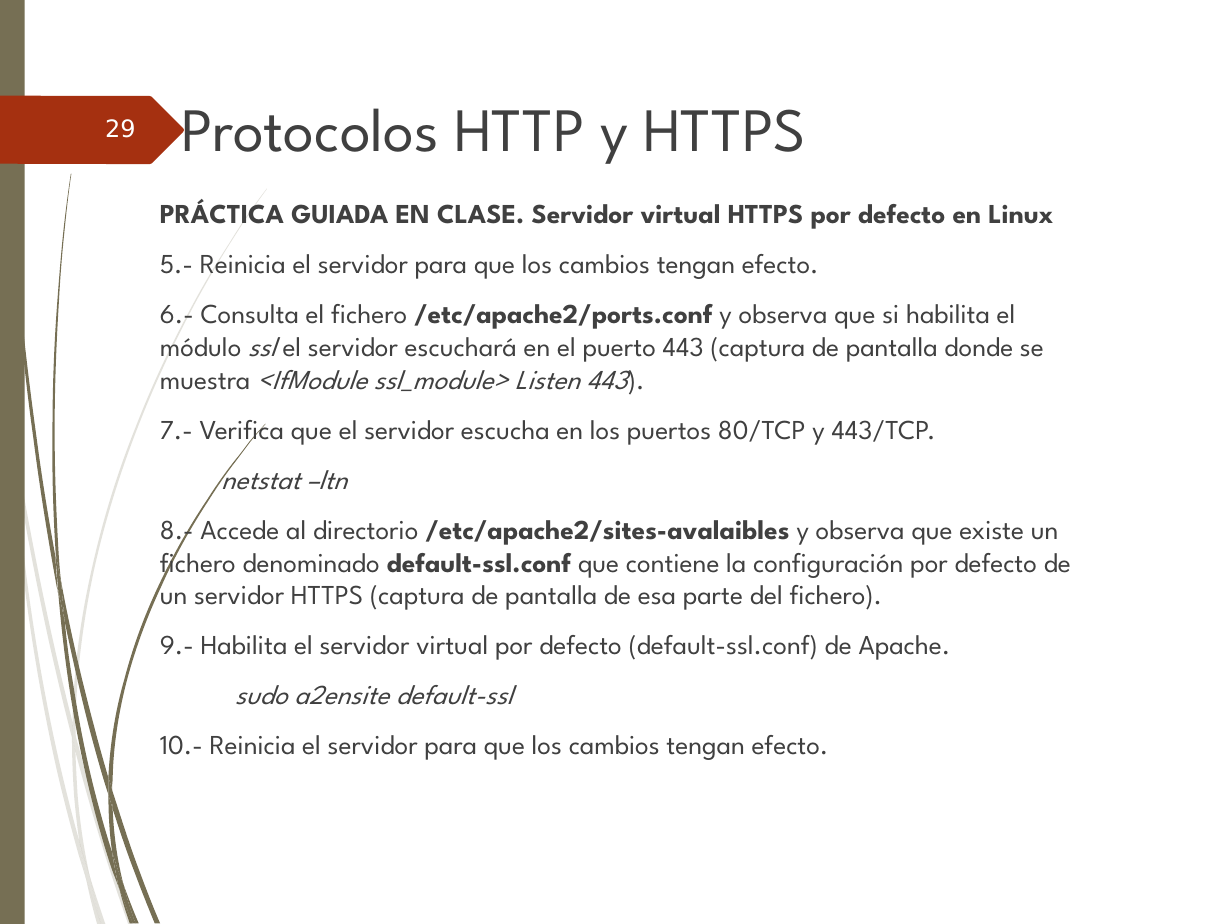
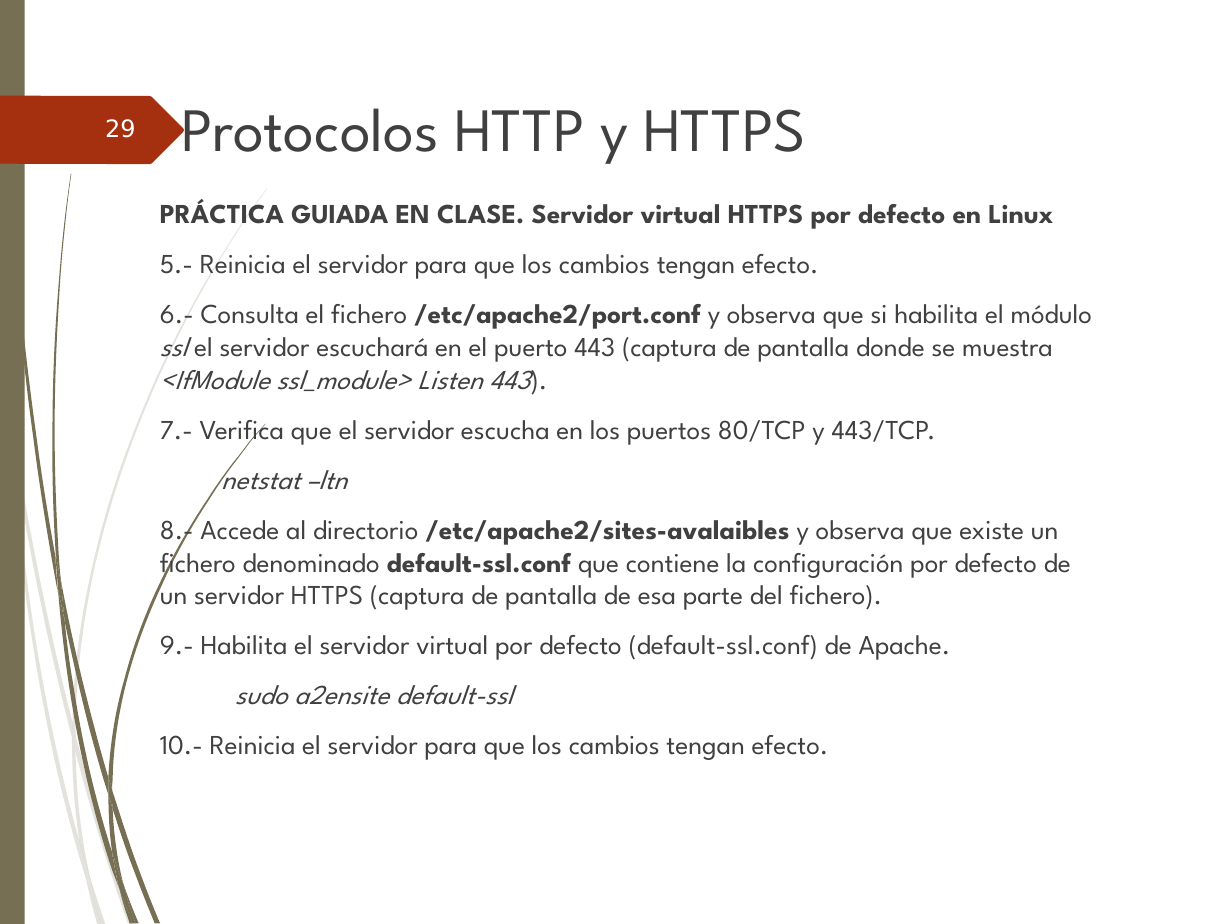
Before and after one commit to ammDAW/daw, a slide deck: slide 29 of 2_DAW/DAW - Beatriz/Unidad2/UT2. Administracion de servidores web.ppt. Drawn at 1232x924 pixels with LibreOffice and Linux fonts; fonts in the diff are those of the drawing; background and template pictures are left out. Boxes give left, top, right and bottom in pixels: in the first picture for what was removed or moved away, otherwise in the second. Text is boxed around its words. In the diff, an @@ line names an element or a change of style, - is before the commit and + after.

```diff
--- a/2_DAW/DAW - Beatriz/Unidad2/UT2. Administracion de servidores web.ppt
+++ b/2_DAW/DAW - Beatriz/Unidad2/UT2. Administracion de servidores web.ppt
@@ text at [160, 304, 1093, 391]: text changed @@
-6.- Consulta el fichero /etc/apache2/ports.conf y observa que si habilita el módulo ssl el servidor escuchará en el puerto 443 (captura de pantalla donde se muestra <IfModule ssl_module> Listen 443).
+6.- Consulta el fichero /etc/apache2/port.conf y observa que si habilita el módulo ssl el servidor escuchará en el puerto 443 (captura de pantalla donde se muestra <IfModule ssl_module> Listen 443).
```
Also in this commit, not shown: 2 other slides changed, 10 other files.
